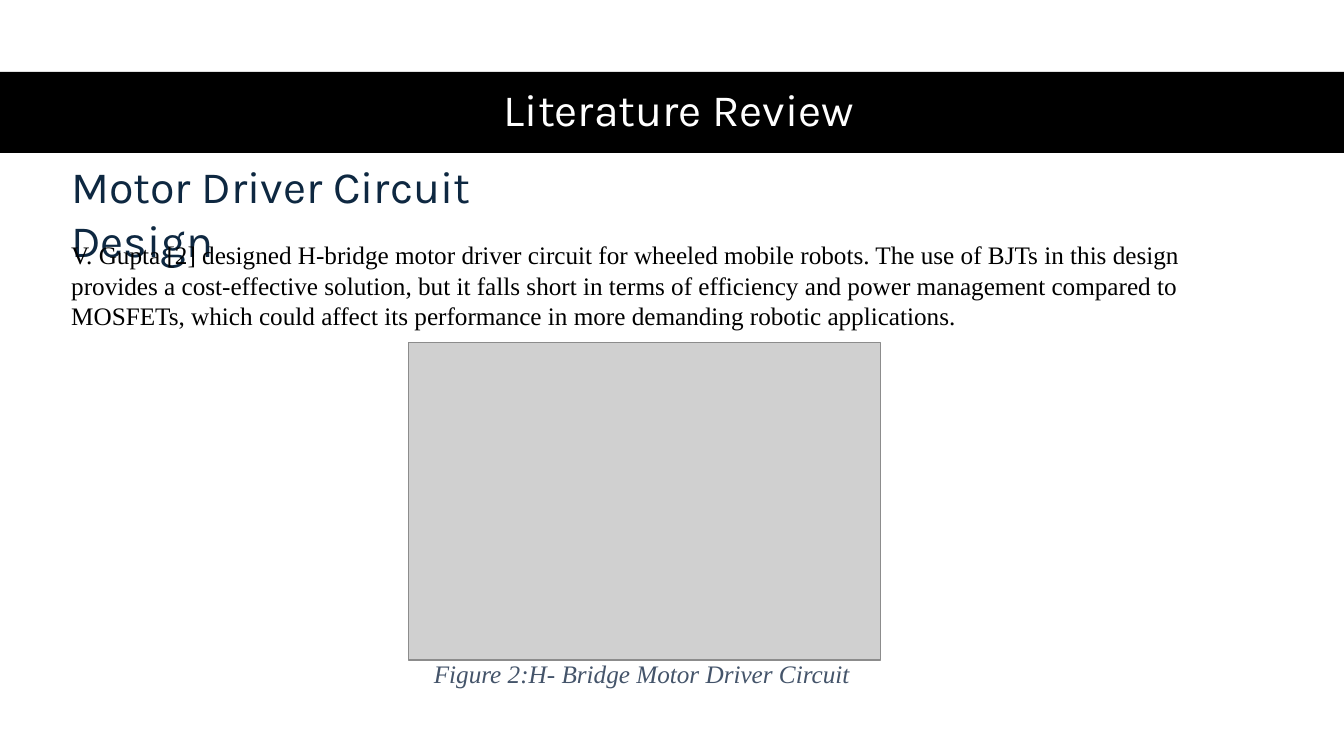
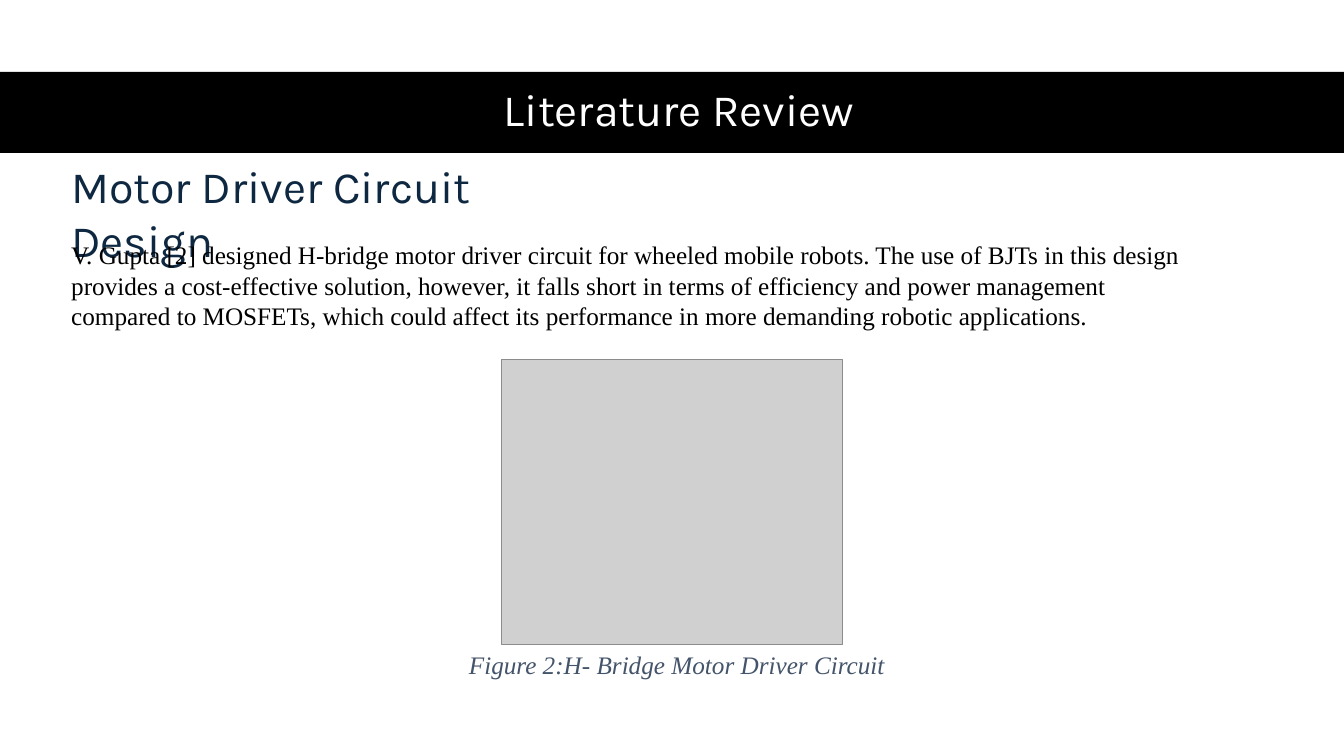
Before and after one commit to BashirAbu/FYP, a slide deck: slide 8 of FYP_1/presentation/FYP1.pptx. Drawn at 1344x756 pixels with LibreOffice and Linux fonts; fonts in the diff are those of the drawing; grey boxes stand for pictures. Boxes give left, top, right and bottom in pixels: in the first picture for what was removed or moved away, otherwise in the second. Text is boxed around its words. In the diff, an @@ line names an element or a change of style, - is before the commit and + after.

```diff
--- a/FYP_1/presentation/FYP1.pptx
+++ b/FYP_1/presentation/FYP1.pptx
@@ text at [71, 244, 1179, 331]: text changed @@
-V. Gupta [2] designed H-bridge motor driver circuit for wheeled mobile robots. The use of BJTs in this design provides a cost-effective solution, but it falls short in terms of efficiency and power management compared to MOSFETs, which could affect its performance in more demanding robotic applications.
+V. Gupta [2] designed H-bridge motor driver circuit for wheeled mobile robots. The use of BJTs in this design provides a cost-effective solution, however, it falls short in terms of efficiency and power management compared to MOSFETs, which could affect its performance in more demanding robotic applications.
@@ picture: place and size @@
-picture at [408, 343, 880, 660]
+picture at [502, 360, 843, 644]
@@ text "Figure 2:H- Bridge Motor Driver ...": place and size @@
-text "Figure 2:H- Bridge Motor Driver ..." at [434, 665, 849, 689]
+text "Figure 2:H- Bridge Motor Driver ..." at [469, 656, 884, 680]
```
Also in this commit, not shown: 10 other slides changed, 1 slide removed, 2 other files.
